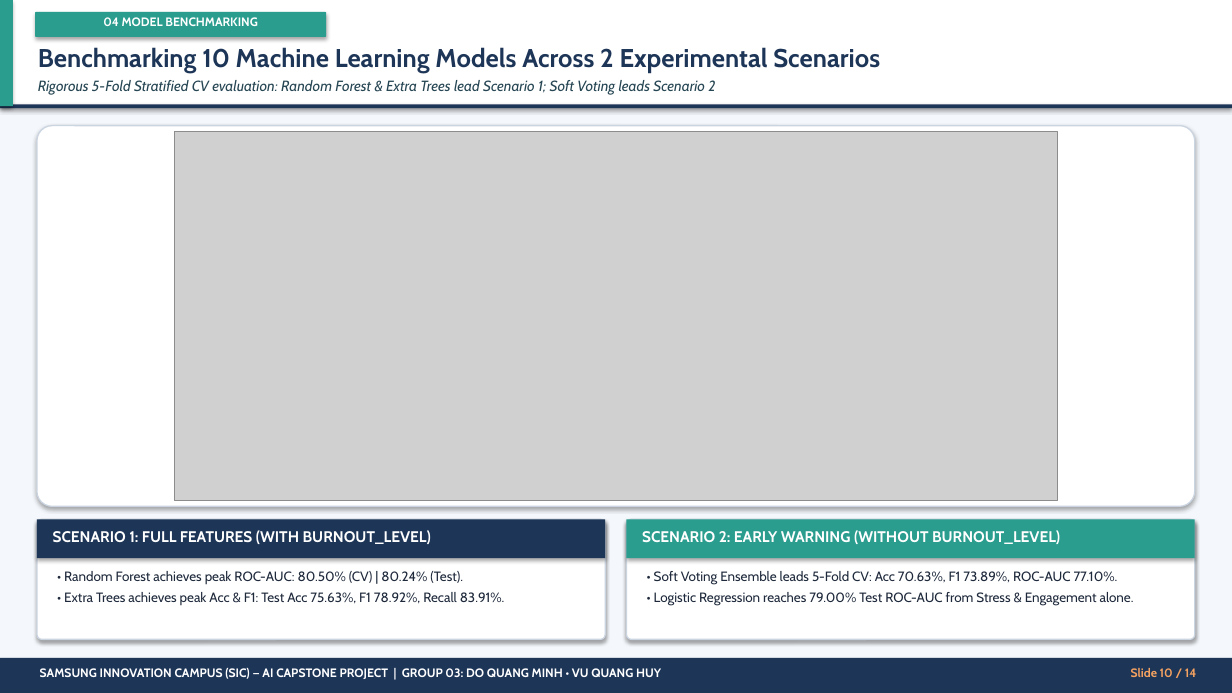
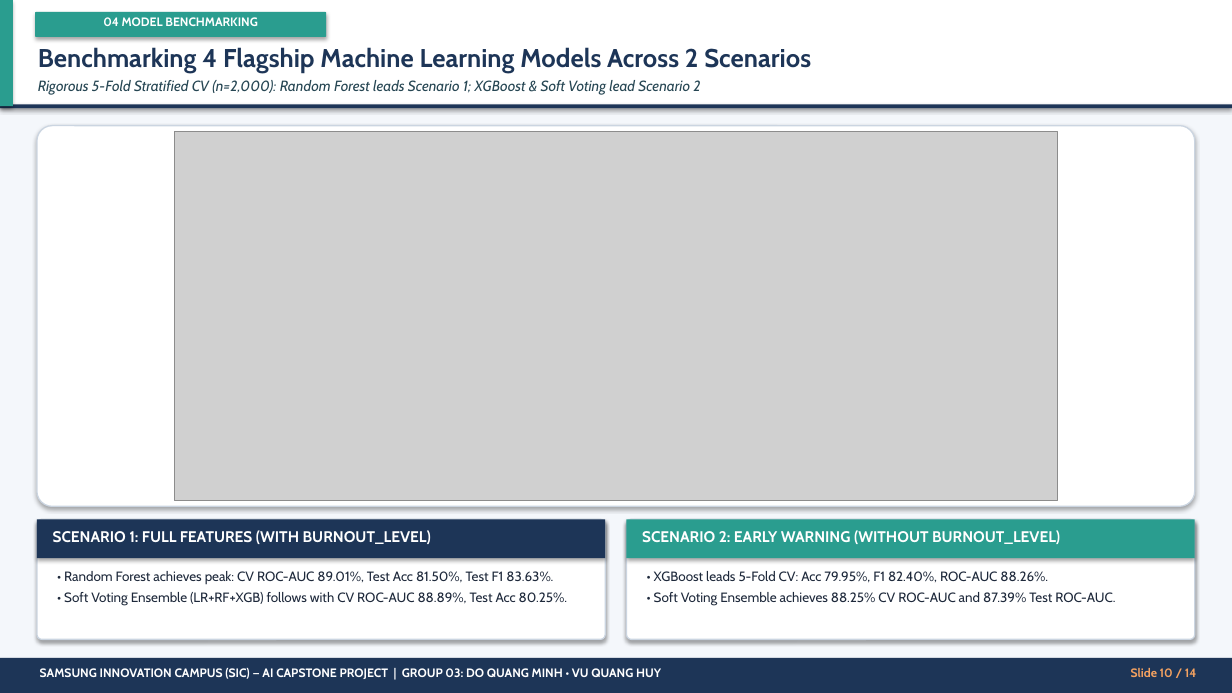
Before and after one commit to mrminh836/Student_Burnout, a slide deck: slide 10 of SIC_Documents_EN/SIC_AI_Capstone Project_Presentation Slide Template.pptx. Drawn at 1232x693 pixels with LibreOffice and Linux fonts; fonts in the diff are those of the drawing; grey boxes stand for pictures. Boxes give left, top, right and bottom in pixels: in the first picture for what was removed or moved away, otherwise in the second. Text is boxed around its words. In the diff, an @@ line names an element or a change of style, - is before the commit and + after.

```diff
--- a/SIC_Documents_EN/SIC_AI_Capstone Project_Presentation Slide Template.pptx
+++ b/SIC_Documents_EN/SIC_AI_Capstone Project_Presentation Slide Template.pptx
@@ text at <box>38,47,811,72</box>: text changed @@
-Benchmarking 10 Machine Learning Models Across 2 Experimental Scenarios
+Benchmarking 4 Flagship Machine Learning Models Across 2 Scenarios
@@ text at <box>38,80,700,95</box>: text changed @@
-Rigorous 5-Fold Stratified CV evaluation: Random Forest & Extra Trees lead Scenario 1; Soft Voting leads Scenario 2
+Rigorous 5-Fold Stratified CV (n=2,000): Random Forest leads Scenario 1; XGBoost & Soft Voting lead Scenario 2
@@ text at <box>64,571,567,606</box>: text changed @@
-• Random Forest achieves peak ROC-AUC: 80.50% (CV) | 80.24% (Test).
-• Extra Trees achieves peak Acc & F1: Test Acc 75.63%, F1 78.92%, Recall 83.91%.
+• Random Forest achieves peak: CV ROC-AUC 89.01%, Test Acc 81.50%, Test F1 83.63%.
+• Soft Voting Ensemble (LR+RF+XGB) follows with CV ROC-AUC 88.89%, Test Acc 80.25%.
@@ text at <box>654,571,1115,606</box>: text changed @@
-• Soft Voting Ensemble leads 5-Fold CV: Acc 70.63%, F1 73.89%, ROC-AUC 77.10%.
-• Logistic Regression reaches 79.00% Test ROC-AUC from Stress & Engagement alone.
+• XGBoost leads 5-Fold CV: Acc 79.95%, F1 82.40%, ROC-AUC 88.26%.
+• Soft Voting Ensemble achieves 88.25% CV ROC-AUC and 87.39% Test ROC-AUC.
```
Also in this commit, not shown: 5 other slides changed, 5 other files.
